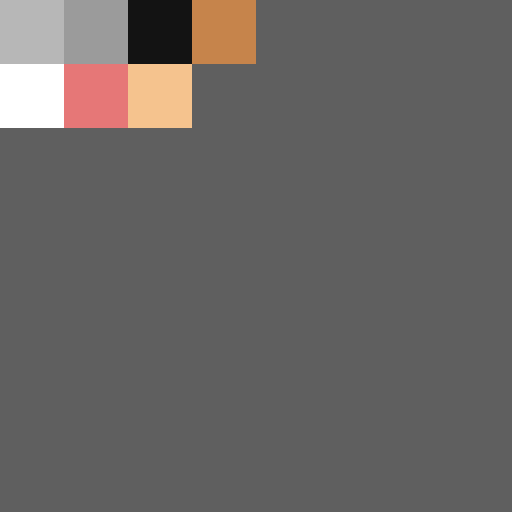
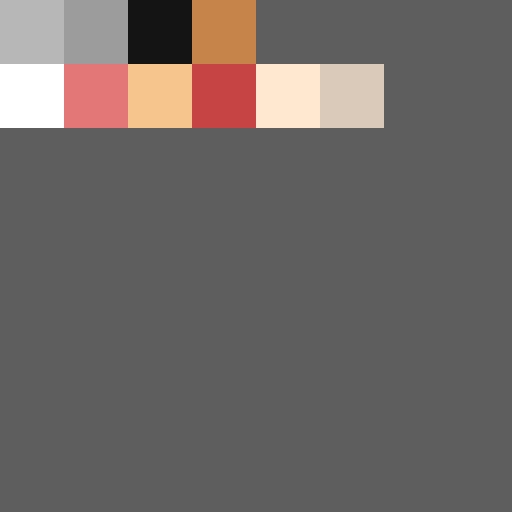
The second 512px x 512px image is a revision of the first. Changes to its layers:
added layer "Layer 5" above "Layer 4" over [192, 64, 384, 128]
